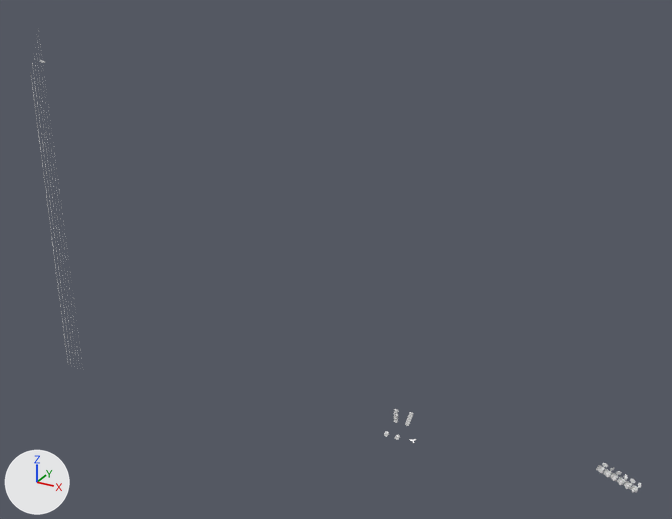
The OBJ model string-apparatus/blender/string-scene.obj, before and after one commit.
Rendered twice from a 50 mm lens placed at (2.42, -7.55, 5.35), pointed at (-1.8, 0.13, 1.5). Lighting does not change. The marker at lower left points along +X, +Y and +Z. Where no turn or scale is listed for an object, it has been applied to the vertices.

In view in the first picture: 'Mesh.007_Mesh.005_pick-up', 'Mesh.008_Mesh.013_e-string', 'Mesh.009_Mesh.003_A-string', 'Mesh.010_Mesh.008_E-string', 'Mesh.011_Mesh.010_guitar_(5)', 'Mesh.012_Mesh.012_D-string', 'Mesh.013_Mesh.006_buttons', 'Mesh.014_Mesh_bridge', 'Mesh.015_Mesh.004_stemsleutelsfront', 'Mesh.019_Mesh.007_G-string', 'Mesh_Mesh.002_stemsleutelback'.
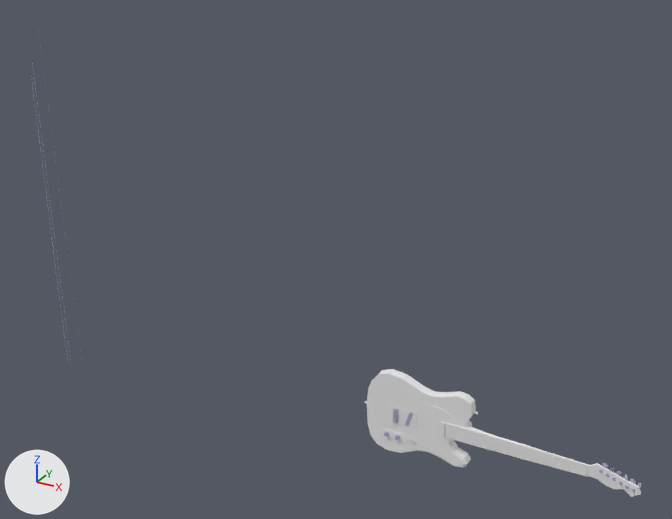
Changed parts and their boxes [x1, y1, x2, y2] in the pictures (672 x 519 px):
'Mesh.011_Mesh.010_guitar_(5)', recoloured
    both: [365, 369, 641, 497]
'Mesh_Mesh.002_stemsleutelback', recoloured
    both: [602, 463, 641, 488]
'Mesh.015_Mesh.004_stemsleutelsfront', recoloured
    both: [599, 470, 636, 492]
'Mesh.007_Mesh.005_pick-up', recoloured
    both: [405, 413, 413, 426]
'Mesh.012_Mesh.012_D-string', no longer drawn
    before: [34, 57, 75, 367]
'Mesh.013_Mesh.006_buttons', recoloured
    both: [384, 431, 400, 440]
'Mesh.019_Mesh.007_G-string', no longer drawn
    before: [35, 47, 77, 364]
'Mesh.016_Mesh.011_B-string', no longer drawn
    before: [37, 40, 80, 366]

The edits, one by one:
Material 'None' (mat_none) changes colour from white #e7e7e7 to blue #aaaacb; in linear values from (0.8, 0.8, 0.8) to (0.4, 0.4, 0.6).
Material '(null)' (mat_null) is new.
Its base color is (0.8, 0.8, 0.8) (white #e7e7e7).
Its roughness is 1.0.
me_mesh_011_mesh_010_guitar__5 has 1256 vertices, 2508 faces and spans x -1.43..1.49, y 0.0..0.15, z -0.54..0.4.
me_mesh_011_mesh_010_guitar__5 no longer uses material mat_material (blue #566dbe).
me_mesh_011_mesh_010_guitar__5 now uses material mat_null (white #e7e7e7).
